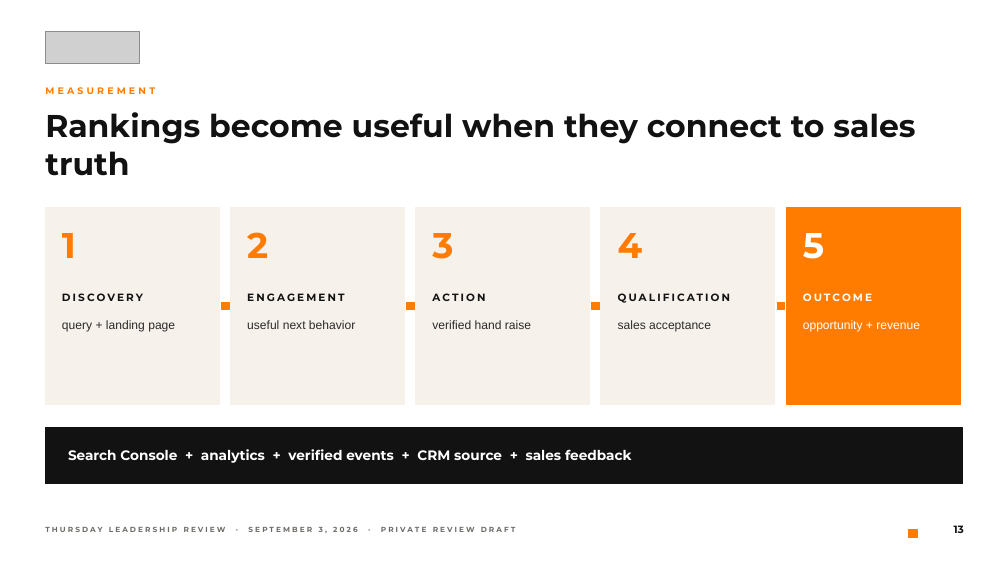
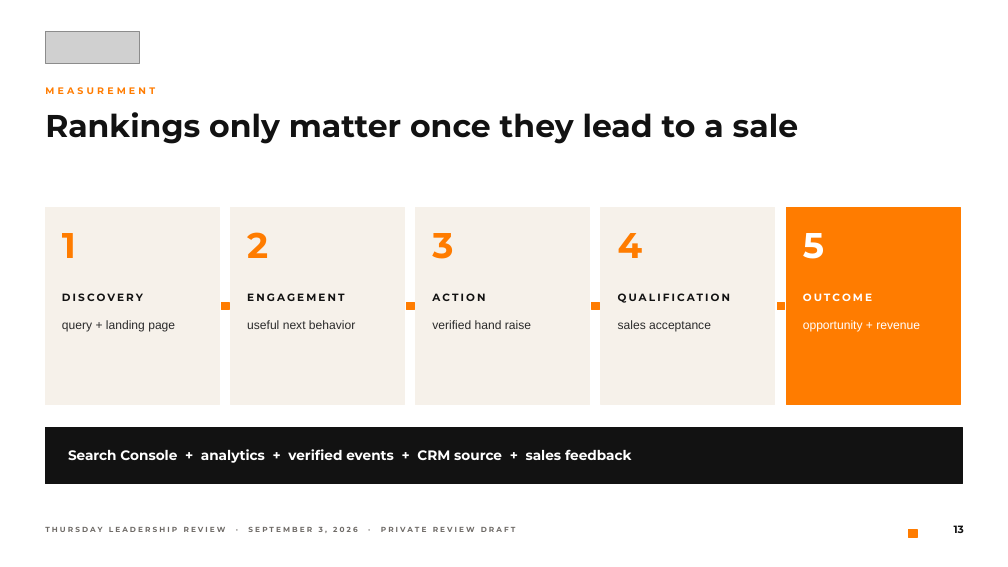
Before and after one commit to dillonmohr8777/client-operations-canonical, a slide deck: slide 13 of clients/bigorange-marketing/deliverables/2026-09-02-wordpress-growth-package-redesign/BigOrange-Thursday-WordPress-Growth-Review-2026-09-03.pptx. Drawn at 1008x567 pixels with LibreOffice and Linux fonts; fonts in the diff are those of the drawing; grey boxes stand for pictures. Boxes give left, top, right and bottom in pixels: in the first picture for what was removed or moved away, otherwise in the second. Text is boxed around its words. In the diff, an @@ line names an element or a change of style, - is before the commit and + after.

```diff
--- a/clients/bigorange-marketing/deliverables/2026-09-02-wordpress-growth-package-redesign/BigOrange-Thursday-WordPress-Growth-Review-2026-09-03.pptx
+++ b/clients/bigorange-marketing/deliverables/2026-09-02-wordpress-growth-package-redesign/BigOrange-Thursday-WordPress-Growth-Review-2026-09-03.pptx
@@ text at [45, 112, 798, 144]: text changed @@
-Rankings become useful when they connect to sales truth
+Rankings only matter once they lead to a sale
```
Also in this commit, not shown: 13 other slides changed, 18 other files.
